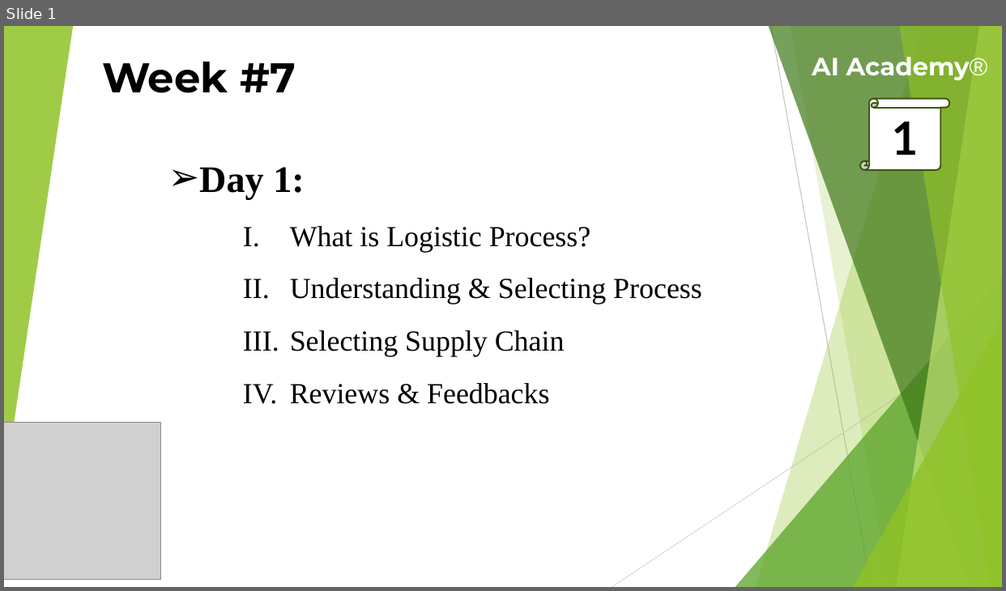
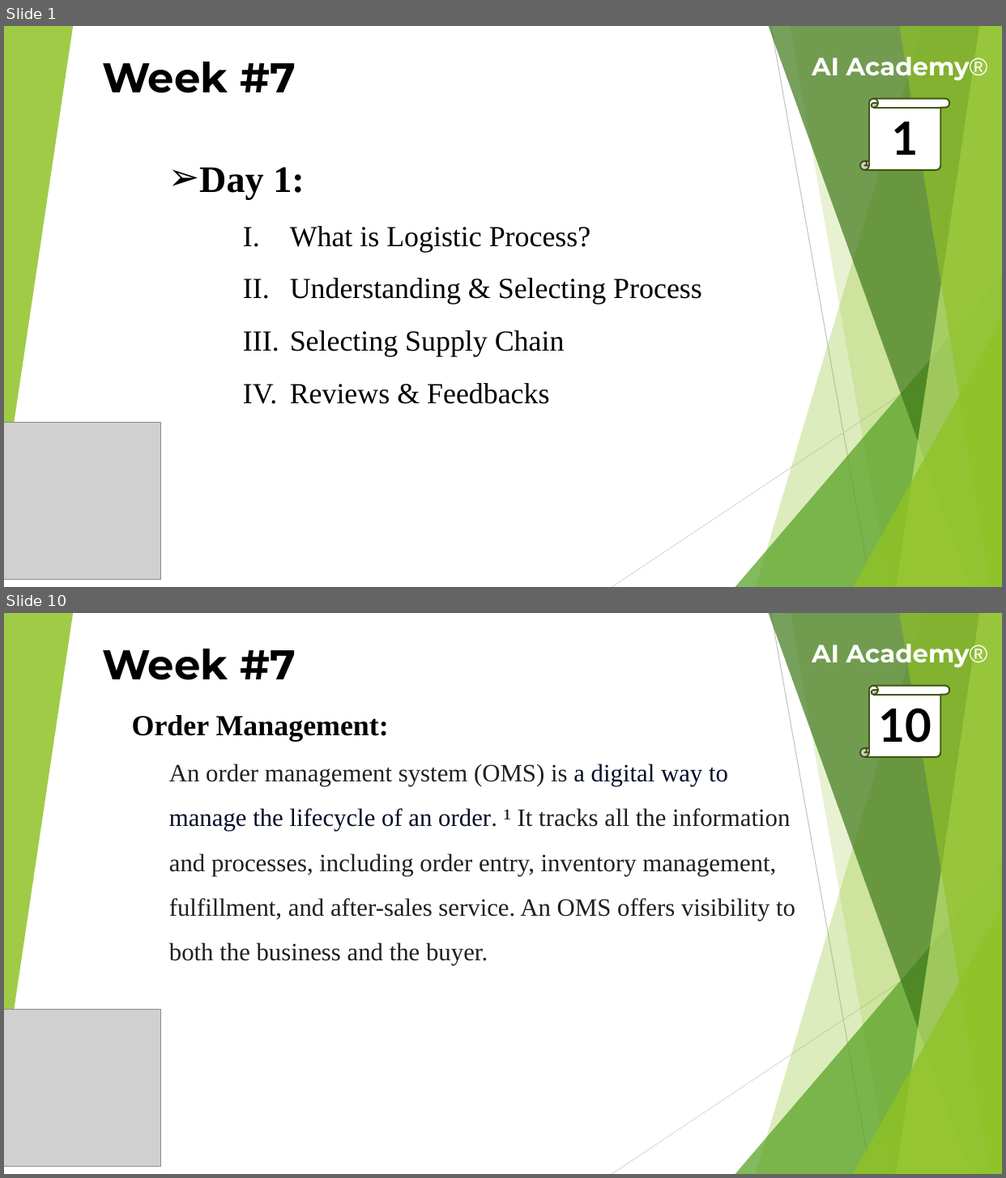
Before and after one commit to theaamirlatif/AI-Academy, a slide deck: eCommerce/Lectures/7th Week Lecture.pptx. Shown one above the other, each under a label of ours: slide 1 before the commit, slides 1 and 10 after it; the slides between them are not shown. The pictures are 1006x591 and 1006x1178 pixels, drawn with LibreOffice and Linux fonts; fonts in the diff are those of the drawing; grey boxes stand for pictures. Boxes give left, top, right and bottom in pixels: in the first picture for what was removed or moved away, otherwise in the second. Text is boxed around its words. In the diff, an @@ line names an element or a change of style, - is before the commit and + after.

```diff
--- a/eCommerce/Lectures/7th Week Lecture.pptx
+++ b/eCommerce/Lectures/7th Week Lecture.pptx
@@ slide 10 added at (4, 613, 1002, 1174), background #FFFFFF; not listed: 10 template elements that a slide beside it also shows @@
@@ text added at (102, 649, 296, 680), 40 pt, text #000000, bold @@
+Week #7
@@ text added at (812, 644, 988, 667), 24 pt, text #FFFFFF, bold @@
+AI Academy®
@@ vertical scroll added at (860, 686, 949, 757), fill #FFFFFF, outline #3F5511 1.5 pt, 44 pt, text #000000, bold @@
+10
@@ text added at (132, 715, 795, 965), 24 pt, text #1F1F1F @@
+Order Management:
+  An order management system (OMS) is a digital way to manage the lifecycle of an order. ¹ It tracks all the information and processes, including order entry, inventory management, fulfillment, and after-sales service. An OMS offers visibility to both the business and the buyer.
@@ picture added at (4, 1010, 160, 1166) @@
```
Also in this commit, not shown: 4 slides changed, 14 other slides added.
